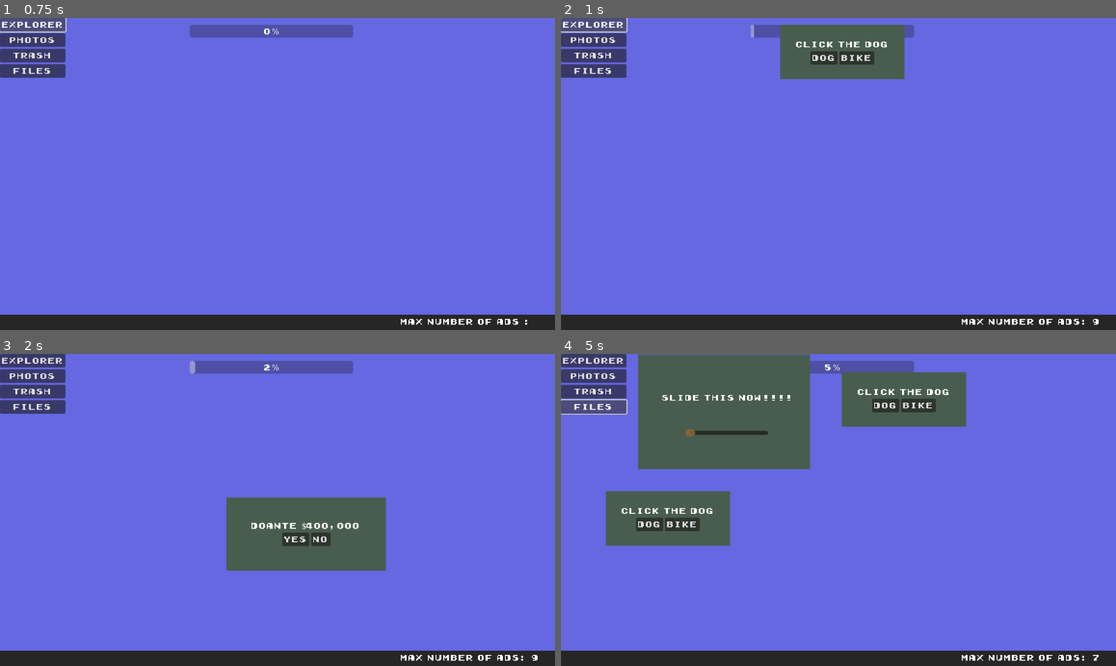
Above: before the commit, frames 1-4 (two rows, left to right).
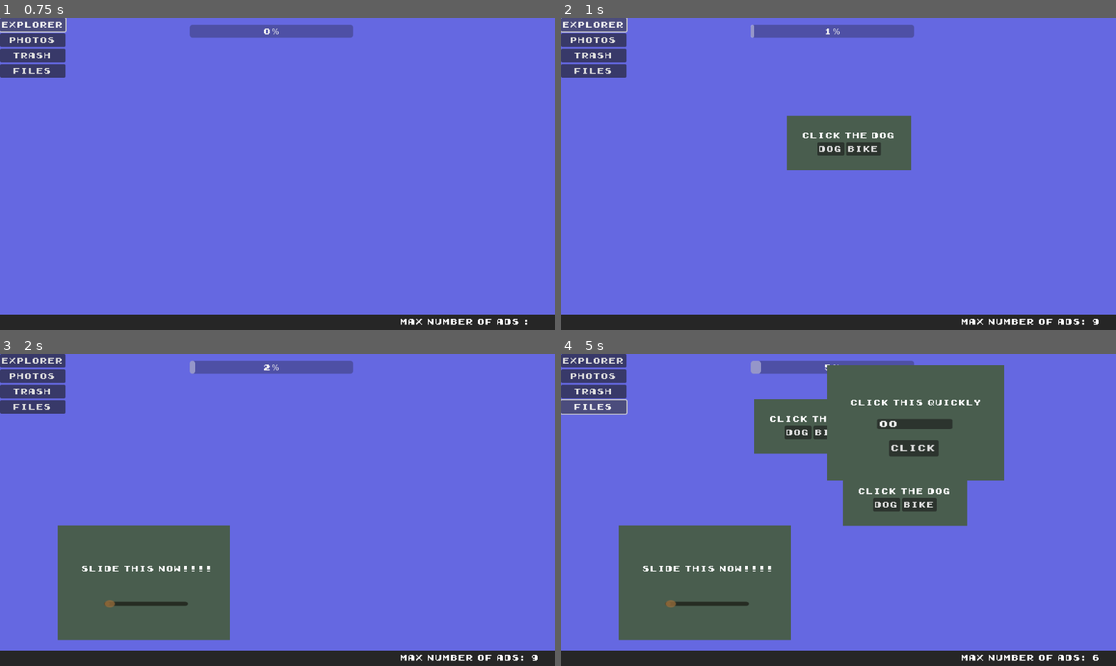
Above: after the commit, the same moments.

Repository: AppGameBoy/JameGam-PeskyPopUps
Game: Godot game, scene res://computer_screen.tscn
The game is run twice, just before and just after one commit, with the same random seed, the same clock (stepped at 60 frames per second) and the same inputs.
Inputs (mouse positions are in pixels of both pictures, inside the frame that each line leads up to):
- Up to frame 1 (0.75 s): click "Explorer" at 0.5 s
- Up to frame 2 (1 s): no input
- Up to frame 3 (2 s): click "DOG" at 1.25 s
- Up to frame 4 (5 s): click (882, 538) at 2 s, where only the run before the commit has a clickable "No"; click "Photos" at 2.75 s; click "Trash" at 3.5 s; click "Files" at 4.25 s

Frame 1 is identical in both runs. In frame 2, 7.9% of the frame differs, in the area x 39-64%, y 2-49%; in frame 3, 18%; in frame 4, 36%, in the area x 8-97%, y 0-99%.
Error before the commit: Invalid access to property or key 'value' on a base object of type 'Nil'. (res://computer_screen.gd:30)

Commit message:
Fixed null issue
used Globals instead of making the main node the autoload

Diff:
--- a/CaptchaBike.gd
+++ b/CaptchaBike.gd
@@ -8,6 +8,6 @@
 
 
 func _on_bike_pressed():
-	ComputerScreen.MaxWindows +=1
+	Globals.MaxWindows +=1
 	queue_free()
 	pass # Replace with function body.
--- a/CaptchaDog.gd
+++ b/CaptchaDog.gd
@@ -3,6 +3,6 @@
 
 
 func _on_dog_pressed():
-	ComputerScreen.MaxWindows +=1
+	Globals.MaxWindows +=1
 	queue_free()
 	pass # Replace with function body.
--- /dev/null
+++ b/Globals.gd
@@ -0,0 +1,13 @@
+extends Node
+
+var MaxWindows=10
+
+
+# Called when the node enters the scene tree for the first time.
+func _ready():
+	pass # Replace with function body.
+
+
+# Called every frame. 'delta' is the elapsed time since the previous frame.
+func _process(delta):
+	pass
--- /dev/null
+++ b/ProgressBar.gd
@@ -0,0 +1,11 @@
+extends ProgressBar
+
+
+# Called when the node enters the scene tree for the first time.
+func _ready():
+	pass # Replace with function body.
+
+
+# Called every frame. 'delta' is the elapsed time since the previous frame.
+func _process(delta):
+	pass
--- a/computer_screen.gd
+++ b/computer_screen.gd
@@ -1,6 +1,6 @@
 extends Control
 
-var MaxWindows =10
+#var MaxWindows =10
 var time = 0
 var captchaDog 	= preload("res://CaptchaDog.tscn")
 var captchaBike = preload("res://CaptchaBike.tscn")
@@ -17,15 +17,16 @@
 func _ready():
 	#$Label.text = "%s" % MaxWindows
 	#$Label.text = "%s:" % ComputerScreen.MaxWindows
-	print(ComputerScreen.MaxWindows)
-	ComputerScreen.MaxWindows = 10
+	print(Globals.MaxWindows)
+	Globals.MaxWindows = 10
 	#$Captcha.show()
+
 
 
 
 # Called every frame. 'delta' is the elapsed time since the previous frame.
 func _process(delta):
-	if ComputerScreen.MaxWindows == 0 :
+	if Globals.MaxWindows == 0 :
 		get_tree().reload_current_scene()
 	if progress_bar.value == 15:
 		print("you win")
@@ -51,9 +52,9 @@
 	object.position = Vector2(randi_range(0,600),randi_range(0,400))
 	add_child(object)
 
-	ComputerScreen.MaxWindows-=1
-	$Label.text = "Max Number of Ads: %s" % ComputerScreen.MaxWindows
-	print(ComputerScreen.MaxWindows)
+	Globals.MaxWindows-=1
+	$Label.text = "Max Number of Ads: %s" % Globals.MaxWindows
+	print(Globals.MaxWindows)
 
 
 
--- a/popup.gd
+++ b/popup.gd
@@ -23,6 +23,6 @@
 
 
 func _on_timer_timeout():
-	ComputerScreen.MaxWindows +=1
+	Globals.MaxWindows +=1
 	queue_free()
 	pass # Replace with function body.
--- a/popupMulti.gd
+++ b/popupMulti.gd
@@ -37,7 +37,7 @@
 
 
 func _on_no_pressed():
-	ComputerScreen.MaxWindows +=1
+	Globals.MaxWindows +=1
 
 
 
--- a/popupSlider.gd
+++ b/popupSlider.gd
@@ -9,5 +9,5 @@
 func _on_h_slider_value_changed(value):
 	if value == 100:
 		print("100")
-		ComputerScreen.MaxWindows +=1
+		Globals.MaxWindows +=1
 		queue_free()
--- a/project.godot
+++ b/project.godot
@@ -17,7 +17,7 @@
 
 [autoload]
 
-ComputerScreen="*res://computer_screen.gd"
+Globals="*res://Globals.gd"
 
 [display]
 
